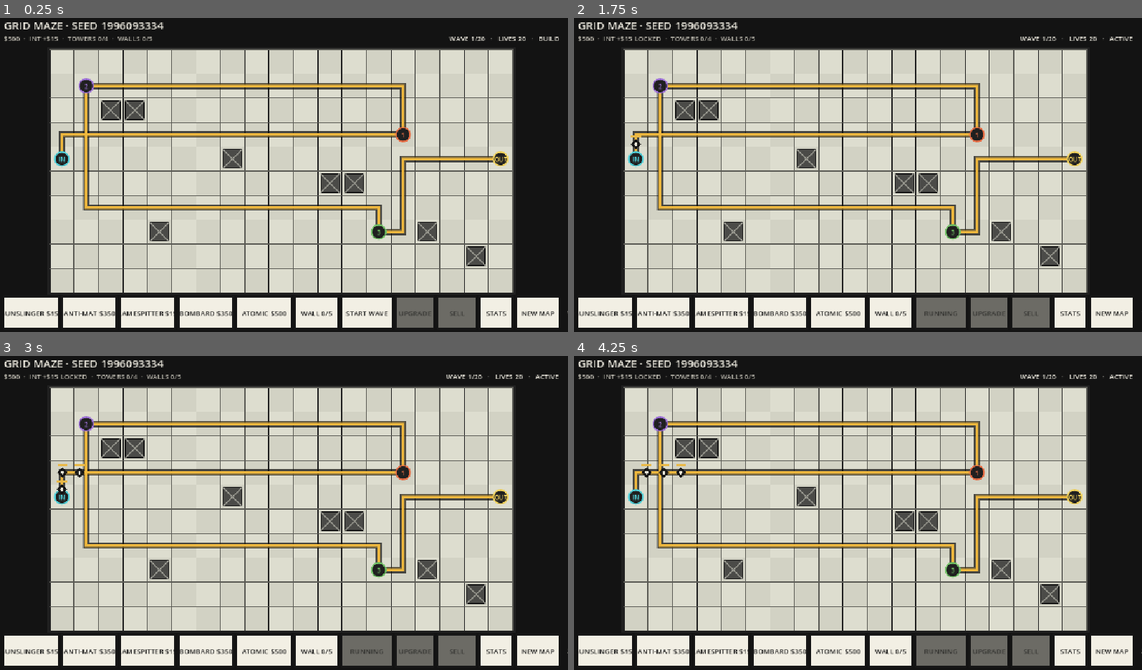
Above: before the commit, frames 1-4 (two rows, left to right).
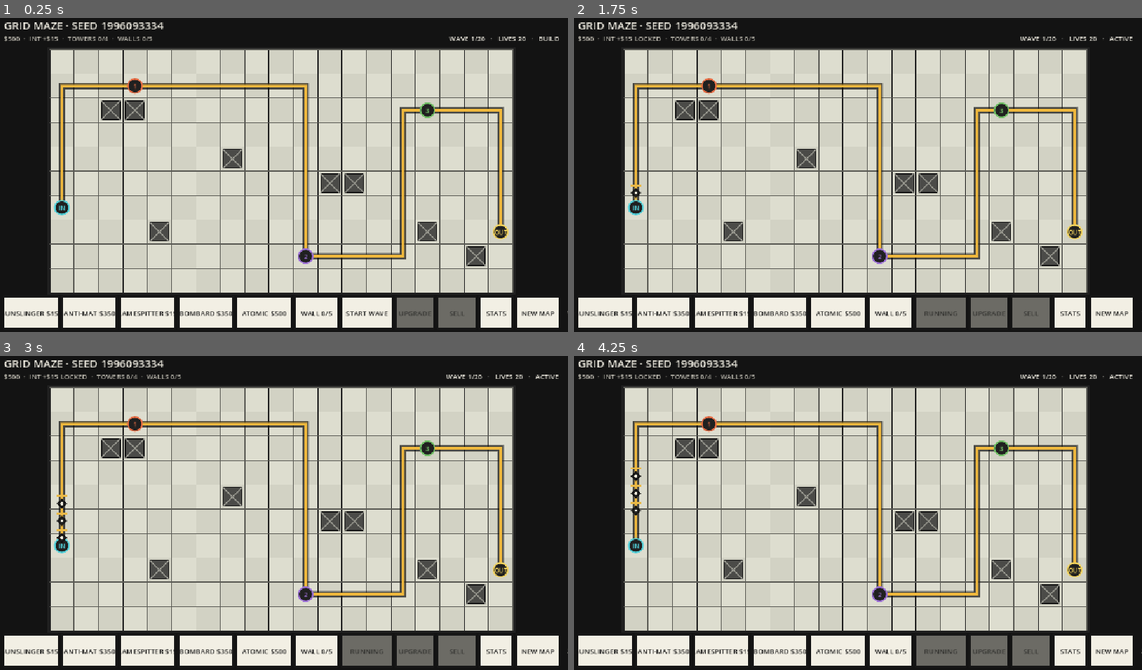
Above: after the commit, the same moments.

Repository: tstover91/Towerdefense
Game: Godot game, scene res://prototype/prototype_main.tscn
Two runs of this game, one before a commit and one after it. Both use one fixed random seed, a clock stepped at 60 frames per second and the inputs below.
Inputs (mouse positions are in pixels of both pictures, inside the frame that each line leads up to):
- Up to frame 1 (0.25 s): no input
- Up to frame 2 (1.75 s): tap Enter at 0.5 s; move the mouse to (982, 159) at 0.52 s; click (982, 159) at 0.67 s; tap Space at 0.77 s; drag from (738, 190) to (829, 240) at 1.27 s
- Up to frame 3 (3 s): move the mouse to (340, 443) at 2.02 s; click (340, 443) at 2.17 s; drag from (255, 578) to (107, 465) at 2.77 s
- Up to frame 4 (4.25 s): move the mouse to (1028, 563) at 3.52 s; click (1028, 563) at 3.67 s; tap Space at 3.77 s

The runs differ from the first frame. In frame 1, 6.6% of the frame differs, in the area x 9-90%, y 19-79%; in frame 2, 6.7%; in frame 3, 6.7%; in frame 4, 6.7%.

Commit message:
Shorten randomized waypoint routes

Diff:
--- a/prototype/prototype_map_layout_generator.gd
+++ b/prototype/prototype_map_layout_generator.gd
@@ -5,8 +5,9 @@
 const QualityEvaluatorScript = preload("res://prototype/prototype_map_quality_evaluator.gd")
 const WAYPOINT_COUNT := 3
 const MAX_CANDIDATES := 64
-const MIN_ROUTE_STEPS := 50
-const MAX_ROUTE_STEPS := 60
+const MIN_ROUTE_STEPS := 36
+const MAX_ROUTE_STEPS := 48
+const MAX_BACKWARD_COLUMNS := 2
 const MIN_ENDPOINT_DISTANCE := 10
 const MIN_MARKER_DISTANCE := 4
 const MIN_SEGMENT_STEPS := 6
@@ -16,7 +17,7 @@
 func generate(seed: int, grid_size: Vector2i, static_objects: Array[Vector2i]) -> Dictionary:
 	var rng := RandomNumberGenerator.new()
 	rng.seed = seed
-	var target_steps := rng.randi_range(53, 57)
+	var target_steps := rng.randi_range(39, 45)
 	var quality_evaluator: RefCounted = QualityEvaluatorScript.new()
 	var best_layout: Dictionary = {}
 	var best_score := -INF
@@ -28,7 +29,7 @@
 		if static_objects.has(entrance) or static_objects.has(exit_cell):
 			continue
 		var waypoints := _random_waypoints(rng, grid_size, static_objects, entrance, exit_cell)
-		if waypoints.size() != WAYPOINT_COUNT or not _has_backward_leg(entrance, waypoints, exit_cell):
+		if waypoints.size() != WAYPOINT_COUNT or not _respects_backward_limit(entrance, waypoints):
 			continue
 		var router: RefCounted = GridRouterScript.new()
 		router.configure(grid_size, entrance, waypoints, exit_cell, static_objects)
@@ -62,7 +63,7 @@
 				"exit_cell": exit_cell,
 				"route": route,
 				"route_steps": route_steps,
-				"has_backward_leg": true,
+				"has_backward_leg": _has_backward_leg(entrance, waypoints),
 				"quality": quality,
 			}
 	return best_layout
@@ -85,6 +86,9 @@
 		)
 		if static_objects.has(cell) or result.has(cell):
 			continue
+		var previous := entrance if result.is_empty() else result[-1]
+		if cell.x < previous.x - MAX_BACKWARD_COLUMNS:
+			continue
 		var all_markers: Array[Vector2i] = [entrance, exit_cell]
 		all_markers.append_array(result)
 		var too_close := false
@@ -105,15 +109,21 @@
 	return result
 
 
-func _has_backward_leg(entrance: Vector2i, waypoints: Array[Vector2i], exit_cell: Vector2i) -> bool:
+func _respects_backward_limit(entrance: Vector2i, waypoints: Array[Vector2i]) -> bool:
 	var previous := entrance
-	var previous_distance := _manhattan(previous, exit_cell)
 	for waypoint in waypoints:
-		var distance := _manhattan(waypoint, exit_cell)
-		if distance >= previous_distance + 2:
+		if waypoint.x < previous.x - MAX_BACKWARD_COLUMNS:
+			return false
+		previous = waypoint
+	return true
+
+
+func _has_backward_leg(entrance: Vector2i, waypoints: Array[Vector2i]) -> bool:
+	var previous := entrance
+	for waypoint in waypoints:
+		if waypoint.x < previous.x:
 			return true
 		previous = waypoint
-		previous_distance = distance
 	return false
 
 
--- a/tools/prototype_map_layout_smoke.gd
+++ b/tools/prototype_map_layout_smoke.gd
@@ -14,6 +14,8 @@
 func _init() -> void:
 	var generator: RefCounted = GeneratorScript.new()
 	var signatures: Dictionary = {}
+	var layouts_with_backward_legs := 0
+	var layouts_without_backward_legs := 0
 	for seed in range(1, 41):
 		var layout: Dictionary = generator.generate(seed, GRID_SIZE, STATIC_OBJECTS)
 		_assert(not layout.is_empty(), "seed %d produces a valid layout" % seed)
@@ -30,8 +32,12 @@
 		_assert(entrance.x == 0, "entrance is in the first column")
 		_assert(exit_cell.x == GRID_SIZE.x - 1, "exit is in the last column")
 		_assert(waypoints.size() == 3, "layout contains three waypoints")
-		_assert(bool(layout["has_backward_leg"]), "waypoint order includes a leg away from the exit")
-		_assert(route.size() - 1 >= 50 and route.size() - 1 <= 60, "route length stays in the fairness envelope")
+		_assert(_respects_backward_limit(entrance, waypoints), "no waypoint sits more than two columns behind the previous marker")
+		if bool(layout["has_backward_leg"]):
+			layouts_with_backward_legs += 1
+		else:
+			layouts_without_backward_legs += 1
+		_assert(route.size() - 1 >= 36 and route.size() - 1 <= 48, "route length stays in the shorter fairness envelope")
 		_assert(_has_unique_edges(route), "generated route never retraces an edge")
 		var ordered_targets: Array[Vector2i] = waypoints.duplicate()
 		ordered_targets.append(exit_cell)
@@ -40,11 +46,22 @@
 		_assert(_segments_are_balanced(route, ordered_targets), "each route leg stays between 6 and 20 tiles")
 		signatures[_signature(layout)] = true
 	_assert(signatures.size() >= 32, "different seeds produce meaningfully varied marker layouts")
+	_assert(layouts_with_backward_legs > 0, "some generated maps retain short backward legs")
+	_assert(layouts_without_backward_legs > 0, "backward legs are no longer mandatory")
 	_finish("PROTOTYPE_MAP_LAYOUT_SMOKE_OK")
 
 
 func _signature(layout: Dictionary) -> String:
 	return "%s|%s|%s" % [layout["entrance"], layout["waypoints"], layout["exit_cell"]]
+
+
+func _respects_backward_limit(entrance: Vector2i, waypoints: Array[Vector2i]) -> bool:
+	var previous := entrance
+	for waypoint in waypoints:
+		if waypoint.x < previous.x - 2:
+			return false
+		previous = waypoint
+	return true
 
 
 func _has_unique_edges(route: Array[Vector2i]) -> bool:
